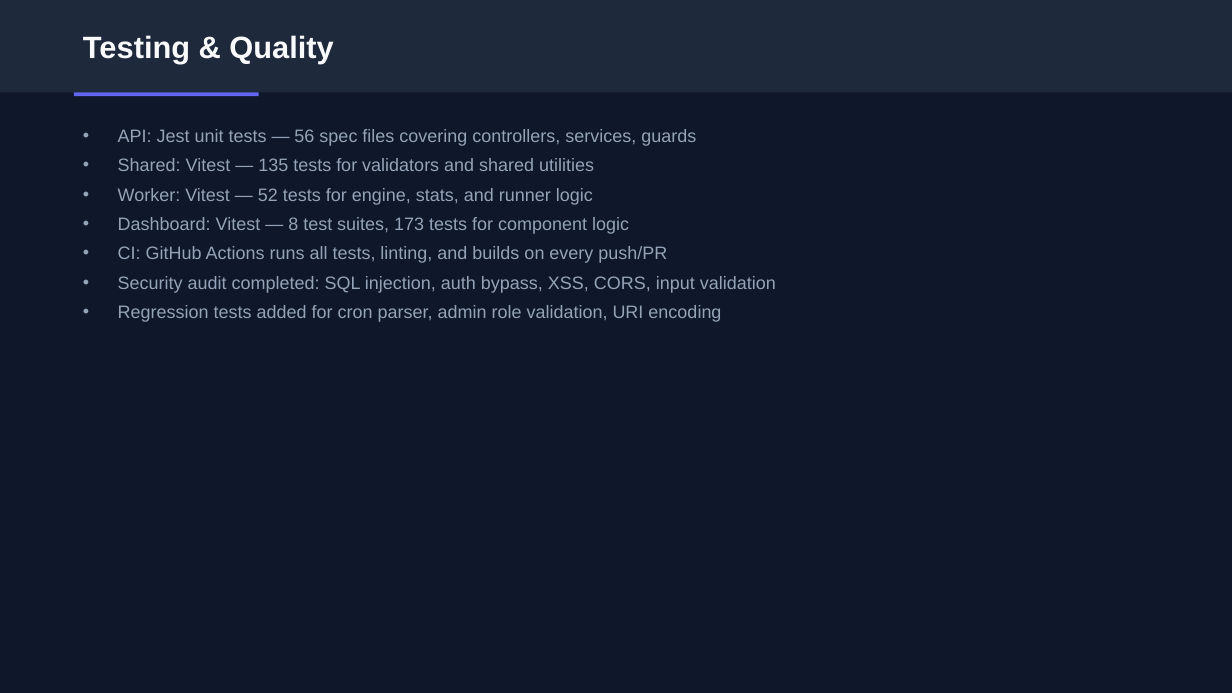
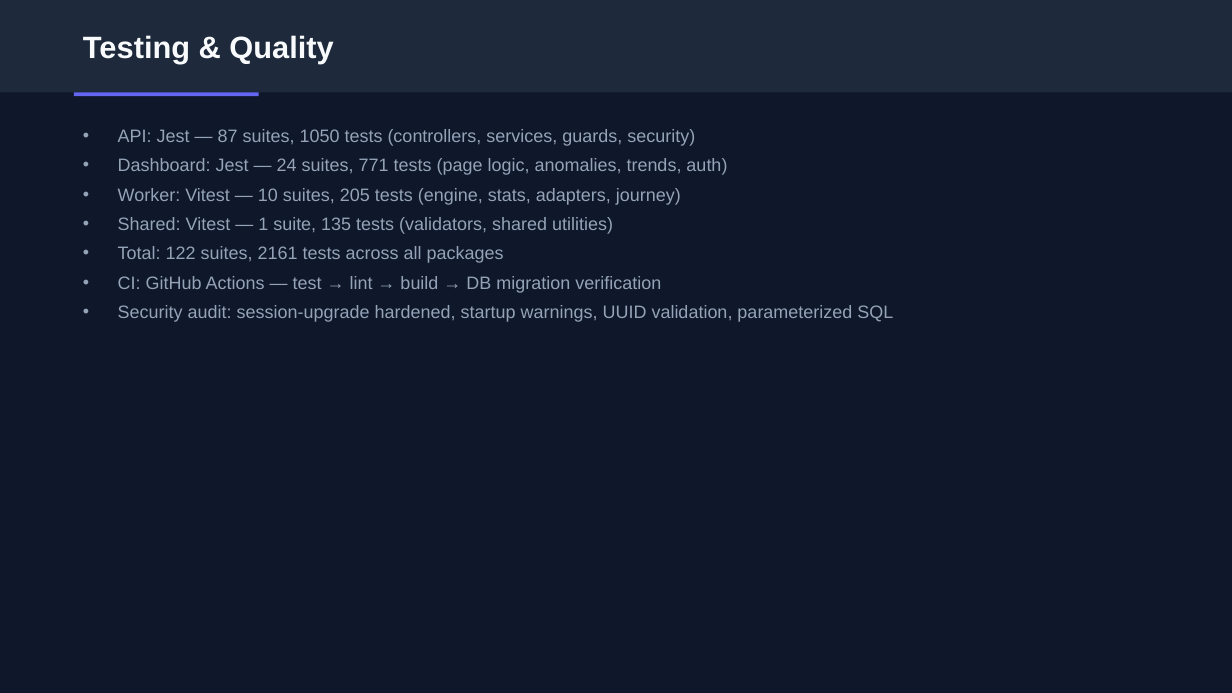
Before and after one commit to jj-shen99/uxperf, a slide deck: slide 29 of docs/UI_Performance_Framework_Presentation.pptx. Drawn at 1232x693 pixels with LibreOffice and Linux fonts; fonts in the diff are those of the drawing. Boxes give left, top, right and bottom in pixels: in the first picture for what was removed or moved away, otherwise in the second. Text is boxed around its words. In the diff, an @@ line names an element or a change of style, - is before the commit and + after.

```diff
--- a/docs/UI_Performance_Framework_Presentation.pptx
+++ b/docs/UI_Performance_Framework_Presentation.pptx
@@ text at [118,129,893,322]: text changed @@
-• API: Jest unit tests — 56 spec files covering controllers, services, guards
-• Shared: Vitest — 135 tests for validators and shared utilities
-• Worker: Vitest — 52 tests for engine, stats, and runner logic
-• Dashboard: Vitest — 8 test suites, 173 tests for component logic
-• CI: GitHub Actions runs all tests, linting, and builds on every push/PR
-• Security audit completed: SQL injection, auth bypass, XSS, CORS, input validation
-• Regression tests added for cron parser, admin role validation, URI encoding
+• API: Jest — 87 suites, 1050 tests (controllers, services, guards, security)
+• Dashboard: Jest — 24 suites, 771 tests (page logic, anomalies, trends, auth)
+• Worker: Vitest — 10 suites, 205 tests (engine, stats, adapters, journey)
+• Shared: Vitest — 1 suite, 135 tests (validators, shared utilities)
+• Total: 122 suites, 2161 tests across all packages
+• CI: GitHub Actions — test → lint → build → DB migration verification
+• Security audit: session-upgrade hardened, startup warnings, UUID validation, parameterized SQL
```
Also in this commit, not shown: 8 other slides changed, 14 other files.
